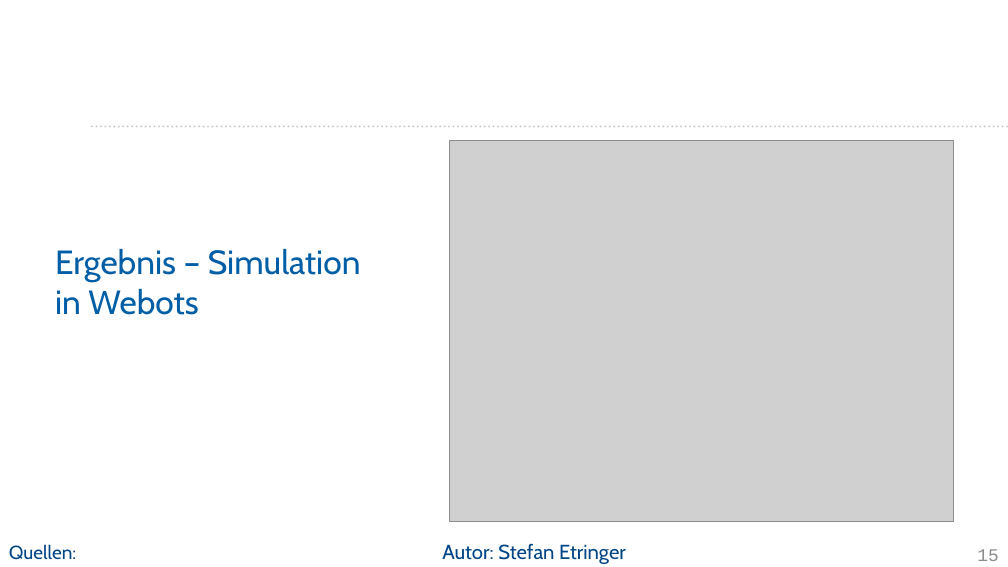
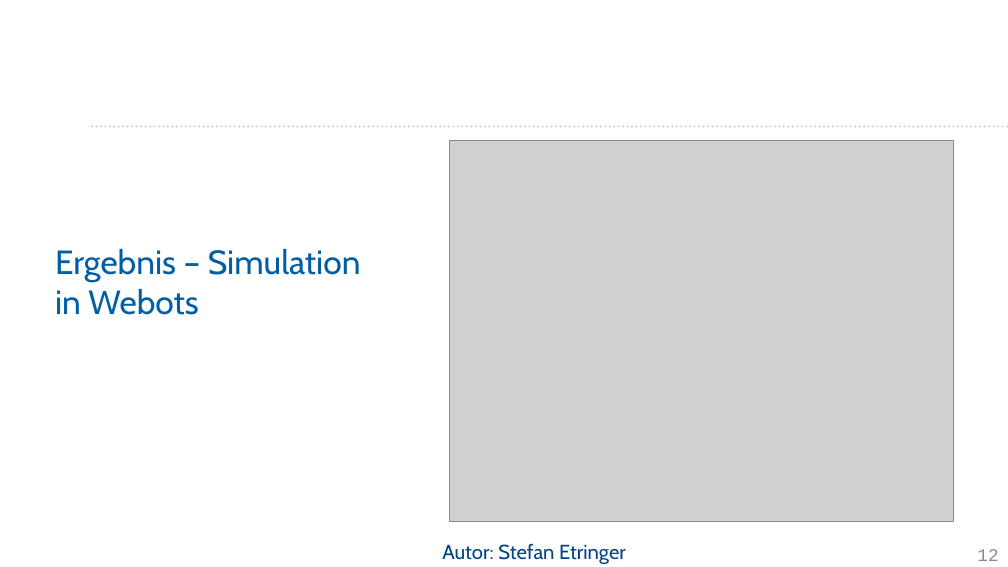
Before and after one commit to Project-CoasterBot/coasterbot, a slide deck: slide 12 of M6_Projekträsentation/se_Projektpräsentation_Coasterbot.odp (slide 15 before the commit). Drawn at 1008x567 pixels with LibreOffice and Linux fonts; fonts in the diff are those of the drawing; grey boxes stand for pictures; background and template pictures are left out. Boxes give left, top, right and bottom in pixels: in the first picture for what was removed or moved away, otherwise in the second. Text is boxed around its words. In the diff, an @@ line names an element or a change of style, - is before the commit and + after.

```diff
--- a/M6_Projekträsentation/se_Projektpräsentation_Coasterbot.odp
+++ b/M6_Projekträsentation/se_Projektpräsentation_Coasterbot.odp
@@ text removed at box(9, 544, 76, 560) @@
-Quellen:
@@ page number at box(977, 549, 998, 561): text changed @@
-15
+12
```
Also in this commit, not shown: 10 other slides changed, 2 slides added, 5 slides removed.
